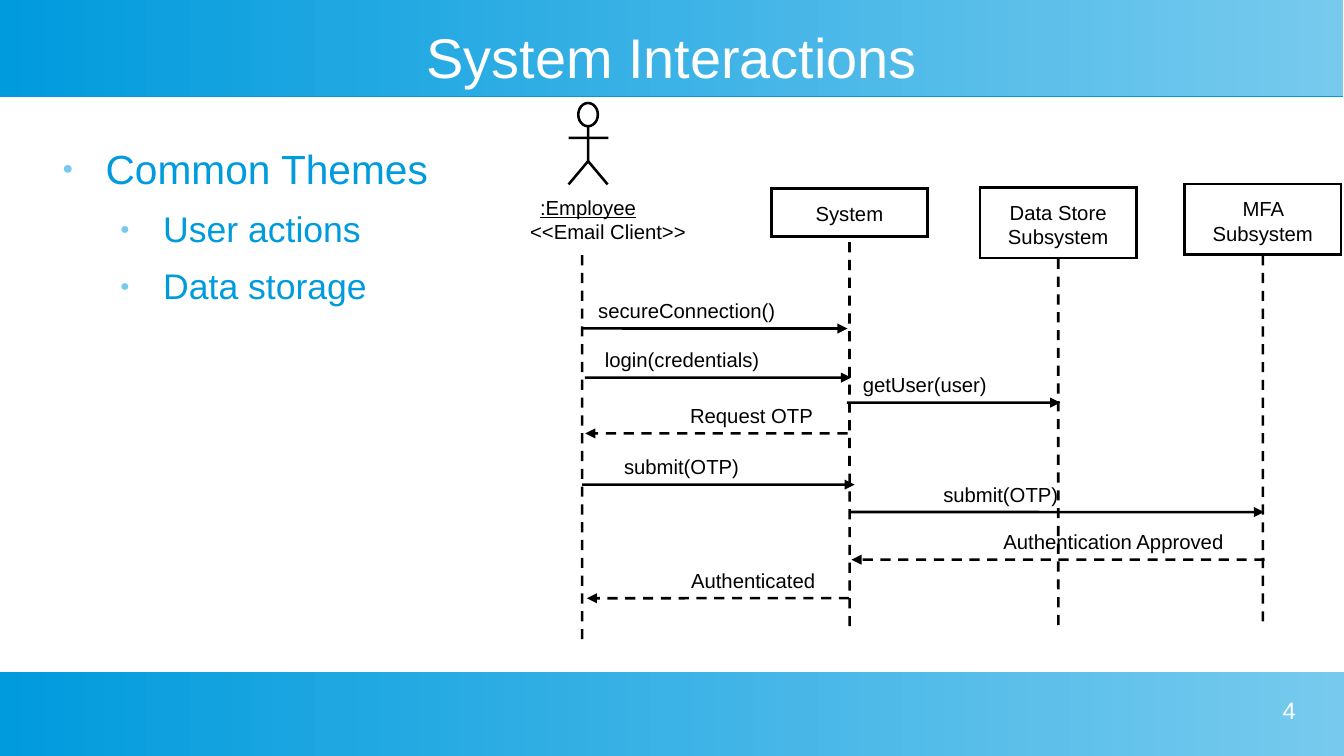
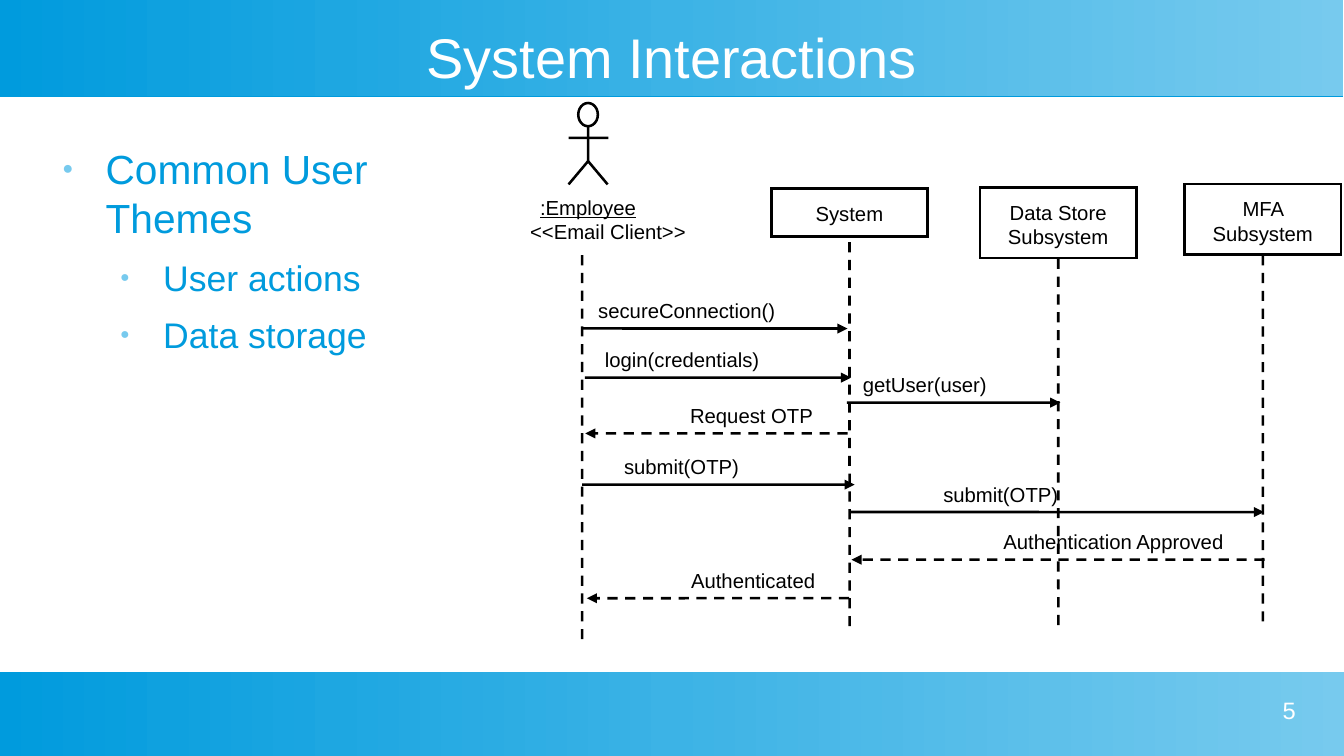
Before and after one commit to lwcrosier/sweng837, a slide deck: slide 5 of src/presentation/sweng837-presentation.odp (slide 4 before the commit). Drawn at 1344x756 pixels with LibreOffice and Linux fonts; fonts in the diff are those of the drawing. Boxes give left, top, right and bottom in pixels: in the first picture for what was removed or moved away, otherwise in the second. Text is boxed around its words. In the diff, an @@ line names an element or a change of style, - is before the commit and + after.

```diff
--- a/src/presentation/sweng837-presentation.odp
+++ b/src/presentation/sweng837-presentation.odp
@@ text at [106, 155, 368, 234]: text changed @@
-● Common Themes
+● Common User Themes
@@ page number at [1283, 702, 1296, 719]: text changed @@
-4
+5
```
Also in this commit, not shown: 3 other slides changed, 1 slide added, 1 slide removed.
